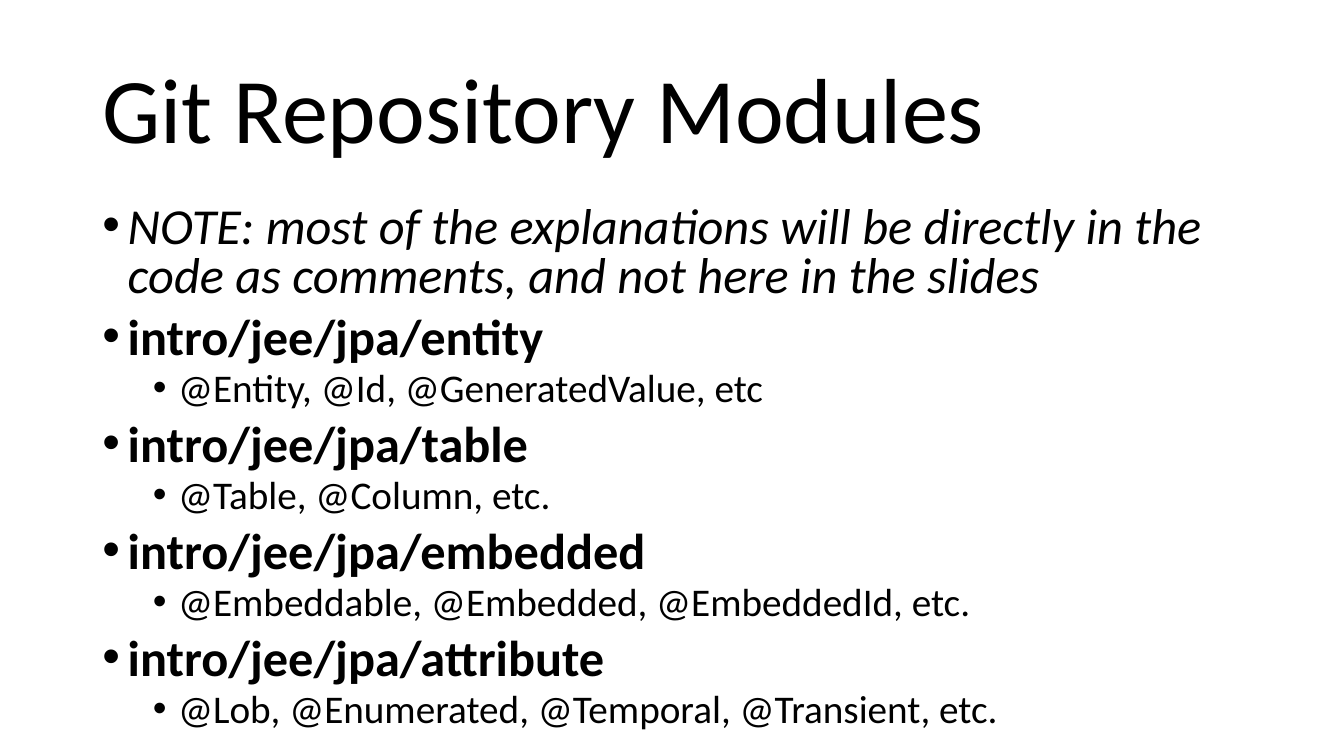
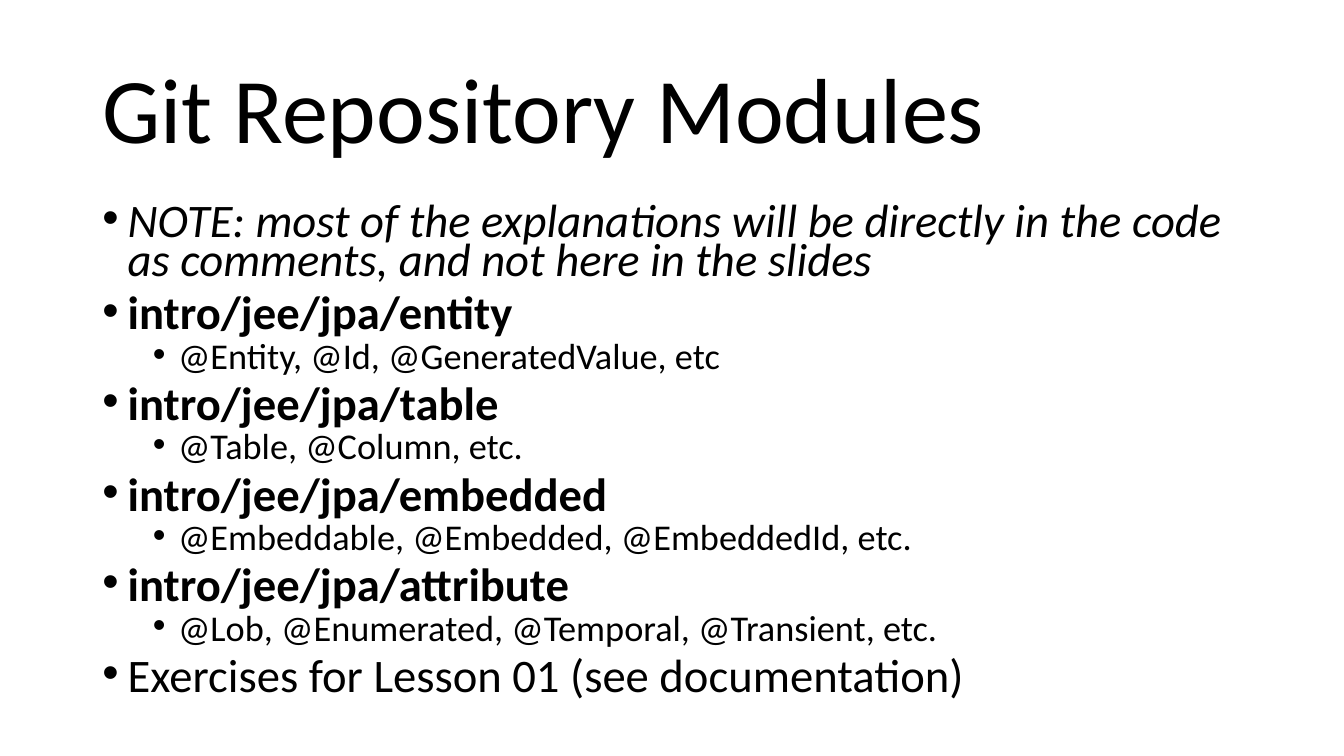
Before and after one commit to arcuri82/testing_security_development_enterprise_systems, a slide deck: slide 46 of doc/intro/slides/lesson_01_intro.pptx. Drawn at 1344x756 pixels with LibreOffice and Linux fonts; fonts in the diff are those of the drawing. Boxes give left, top, right and bottom in pixels: in the first picture for what was removed or moved away, otherwise in the second. Text is boxed around its words. In the diff, an @@ line names an element or a change of style, - is before the commit and + after.

Commit message:
exercise 01

```diff
--- a/doc/intro/slides/lesson_01_intro.pptx
+++ b/doc/intro/slides/lesson_01_intro.pptx
@@ text at (128,204,1221,647): size 36 to 33.3 pt in "NOTE: most of the explanations will be ...", "intro/jee/jpa/entity", "intro/jee/jpa/table", "intro/jee/jpa/embedded" and 1 more places; size 28 to 25.9 pt in "@Entity, @Id, @GeneratedValue, etc", "@Table, @Column, etc.", "@Embeddable, @Embedded, @EmbeddedId, etc.", "@Lob, @Enumerated, @Temporal, @Transient, etc."; line spacing 0.8 to 0.7 @@
@@ text at (128,658,963,699): paragraph added @@
+• Exercises for Lesson 01 (see documentation)
```
Also in this commit, not shown: 1 slide removed, 3 other files.
